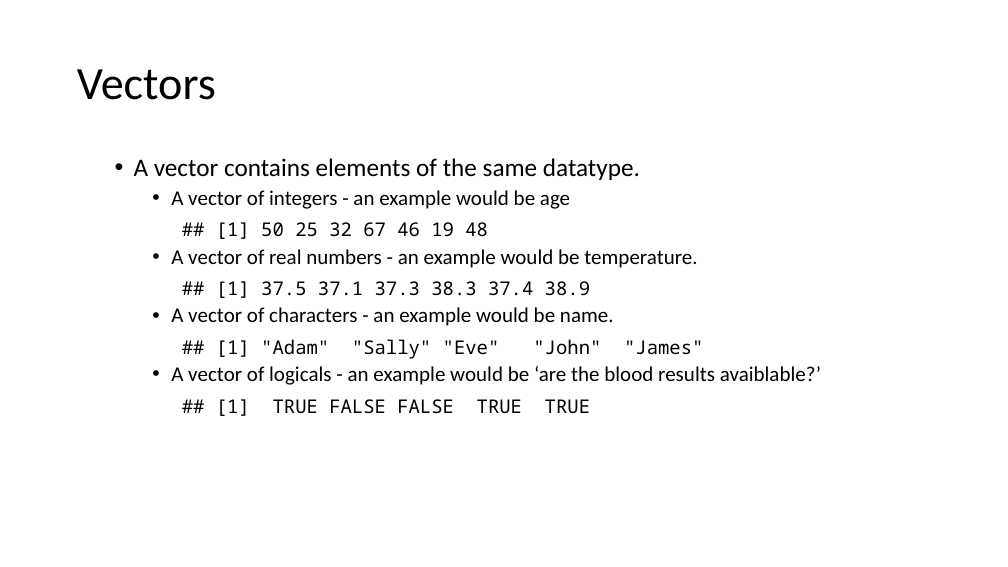
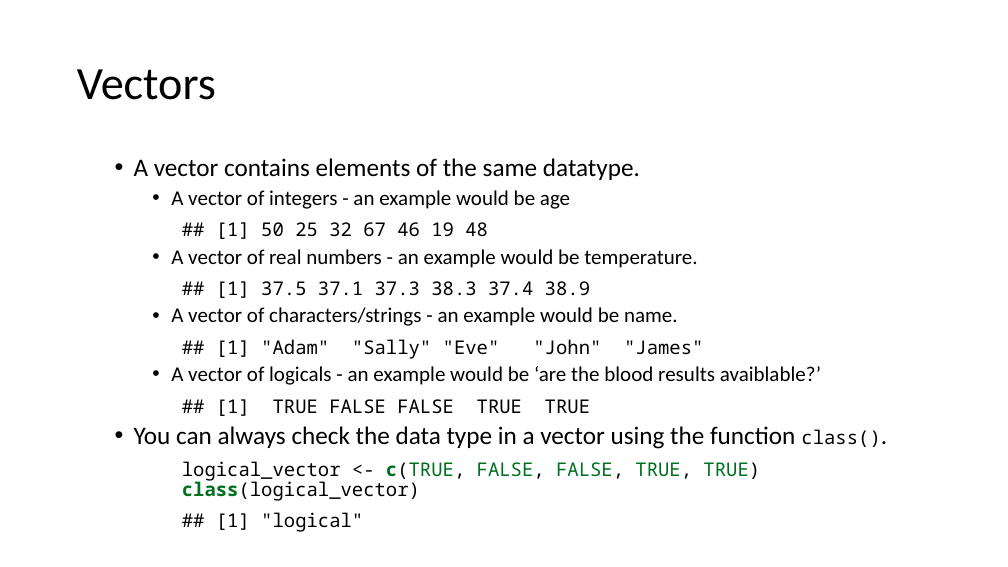
Before and after one commit to ClinicianCoders/ClinicianCoders, a slide deck: slide 25 of Workshops/Workshop1.pptx. Drawn at 1008x567 pixels with LibreOffice and Linux fonts; fonts in the diff are those of the drawing. Boxes give left, top, right and bottom in pixels: in the first picture for what was removed or moved away, otherwise in the second. Text is boxed around its words. In the diff, an @@ line names an element or a change of style, - is before the commit and + after.

```diff
--- a/Workshops/Workshop1.pptx
+++ b/Workshops/Workshop1.pptx
@@ text at box(171, 307, 678, 326): text changed @@
-    • A vector of characters - an example would be name.
+    • A vector of characters/strings - an example would be name.
@@ text at box(134, 426, 880, 501): paragraphs added @@
+  • You can always check the data type in a vector using the function class().
+logical_vector <- c(TRUE, FALSE, FALSE, TRUE, TRUE)
+class(logical_vector)
+## [1] "logical"
```
Also in this commit, not shown: 28 other slides changed, 2 other files.
